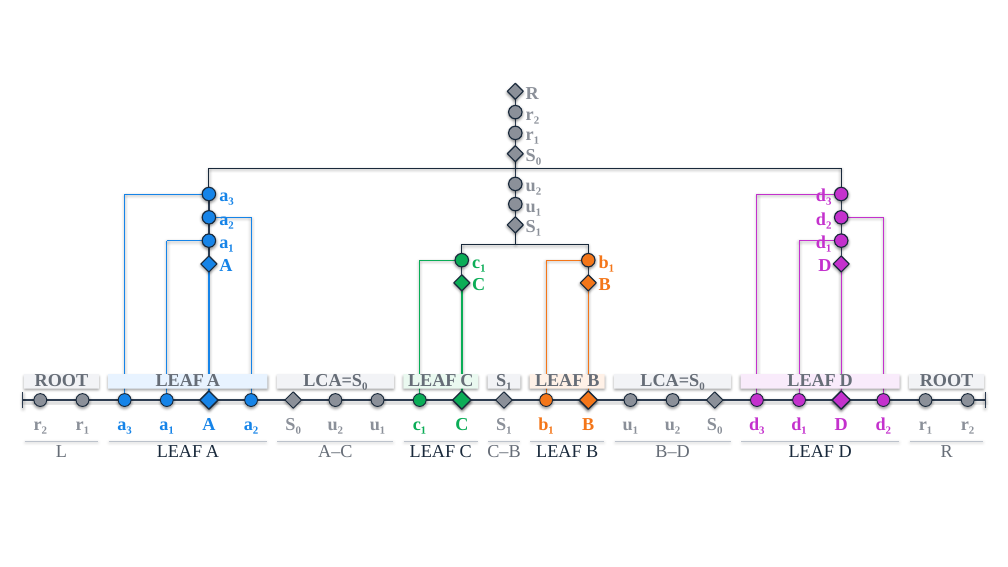
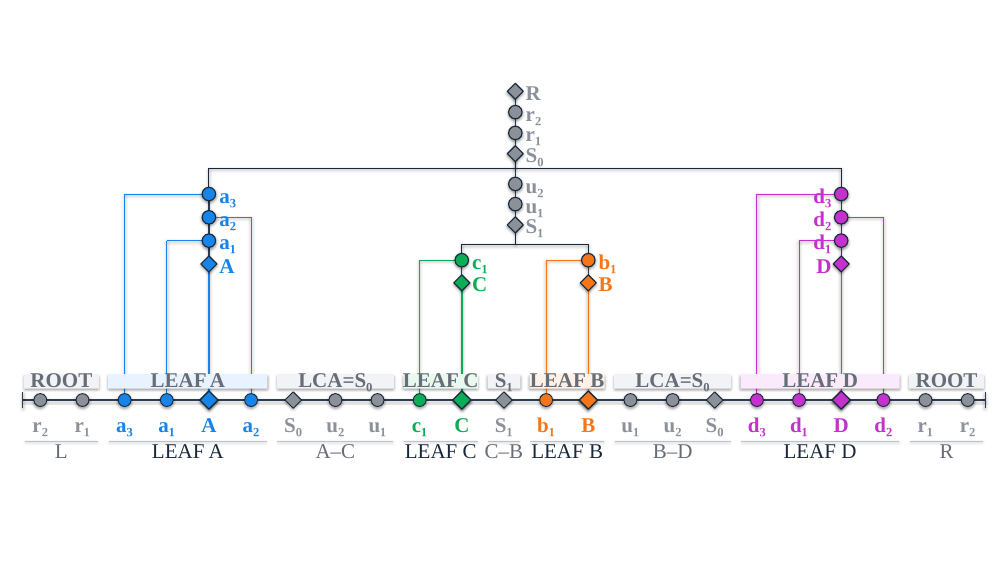
Before and after one commit to lelewang1109/RG-MTM, a slide deck: slide 1 of paper/pvis2027/current/figure_sources/node_mapping_updated.pptx. Drawn at 1008x567 pixels with LibreOffice and Linux fonts; fonts in the diff are those of the drawing. Boxes give left, top, right and bottom in pixels: in the first picture for what was removed or moved away, otherwise in the second. Text is boxed around its words. In the diff, an @@ line names an element or a change of style, - is before the commit and + after.

```diff
--- a/paper/pvis2027/current/figure_sources/node_mapping_updated.pptx
+++ b/paper/pvis2027/current/figure_sources/node_mapping_updated.pptx
@@ size 20.8 to 24 pt in 58 elements at (30, 373, 92, 390), (151, 371, 225, 392), (298, 373, 372, 392), (403, 371, 478, 392), (495, 373, 513, 392), (530, 371, 604, 392), (635, 373, 709, 392), (782, 371, 858, 392), (916, 373, 978, 390), (32, 422, 48, 436), (75, 422, 91, 436), (116, 422, 133, 436), (158, 422, 175, 436), (201, 418, 216, 432), (243, 422, 260, 436), (284, 418, 302, 436), (326, 422, 344, 436), (369, 422, 387, 436), (412, 422, 428, 436), (454, 418, 469, 433), (495, 418, 513, 436), (537, 417, 555, 436), (581, 418, 595, 432), (621, 422, 639, 436), (664, 422, 682, 436), (706, 418, 724, 436), (748, 417, 766, 436), (790, 417, 808, 436), (834, 418, 849, 432), (874, 417, 892, 436), (918, 422, 934, 436), (960, 422, 976, 436), (526, 86, 541, 100), (526, 111, 542, 125), (526, 131, 542, 145), (526, 148, 544, 167), (526, 183, 544, 197), (526, 196, 544, 217), (526, 219, 544, 237), (219, 193, 236, 207), (219, 216, 236, 231), (219, 239, 236, 254), (219, 259, 234, 273), (813, 188, 831, 207), (813, 211, 831, 230), (813, 234, 831, 253), (816, 259, 831, 273), (472, 259, 488, 274), (472, 277, 487, 292), (599, 254, 617, 274), (599, 277, 613, 291), (152, 444, 224, 458), (316, 444, 356, 458), (405, 444, 477, 459), (485, 444, 523, 458), (531, 444, 603, 458), (653, 444, 693, 458), (784, 444, 856, 458) @@
```
Also in this commit, not shown: 1 other slide changed, 17 other files.
